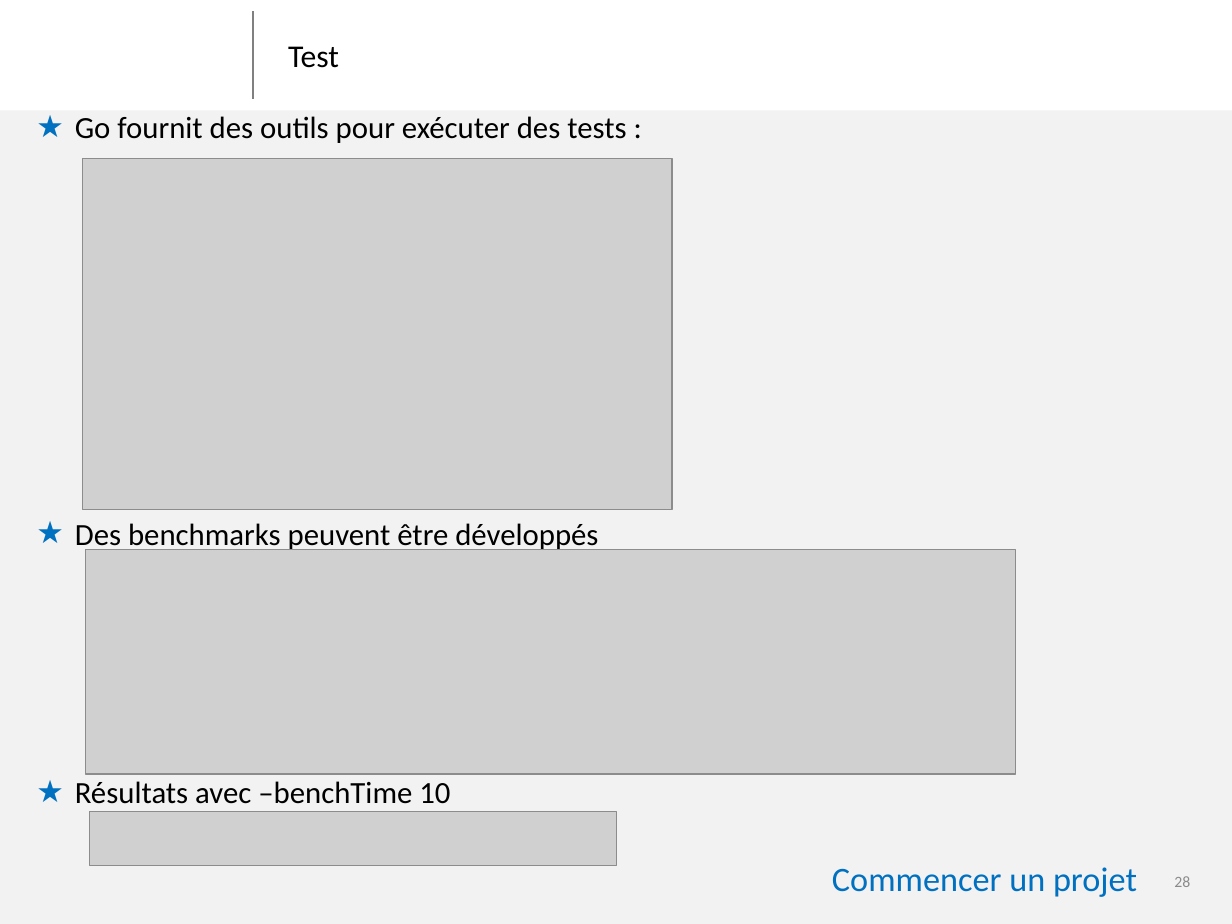
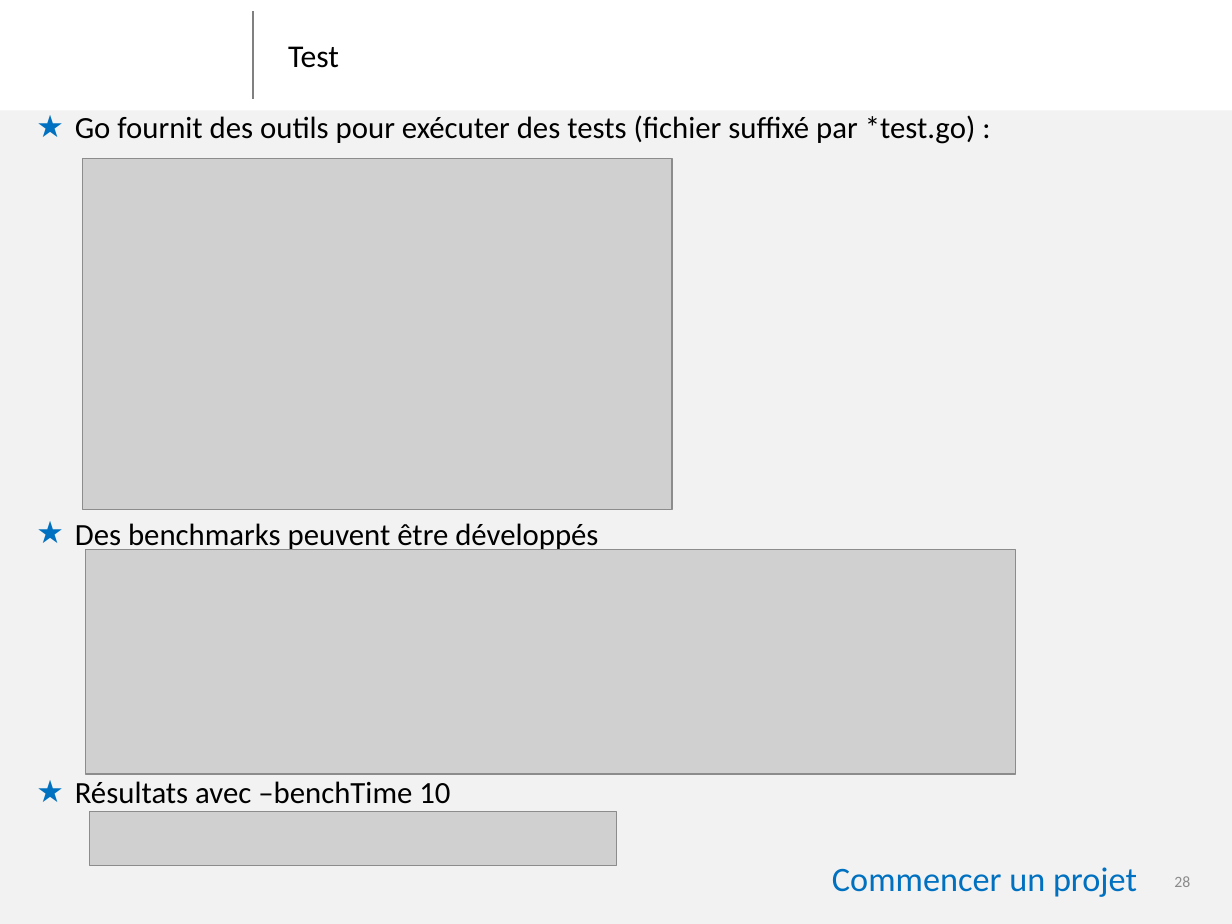
Before and after one commit to jotitan/prez_golang, a slide deck: slide 28 of golang_tl.pptx. Drawn at 1232x924 pixels with LibreOffice and Linux fonts; fonts in the diff are those of the drawing; grey boxes stand for pictures; background and template pictures are left out. Boxes give left, top, right and bottom in pixels: in the first picture for what was removed or moved away, otherwise in the second. Text is boxed around its words. In the diff, an @@ line names an element or a change of style, - is before the commit and + after.

```diff
--- a/golang_tl.pptx
+++ b/golang_tl.pptx
@@ text at (x1=75, y1=115, x2=976, y2=144): text changed @@
-★ Go fournit des outils pour exécuter des tests :
+★ Go fournit des outils pour exécuter des tests (fichier suffixé par *test.go) :
```
Also in this commit, not shown: 2 other slides changed, 1 slide added, 4 other files.
